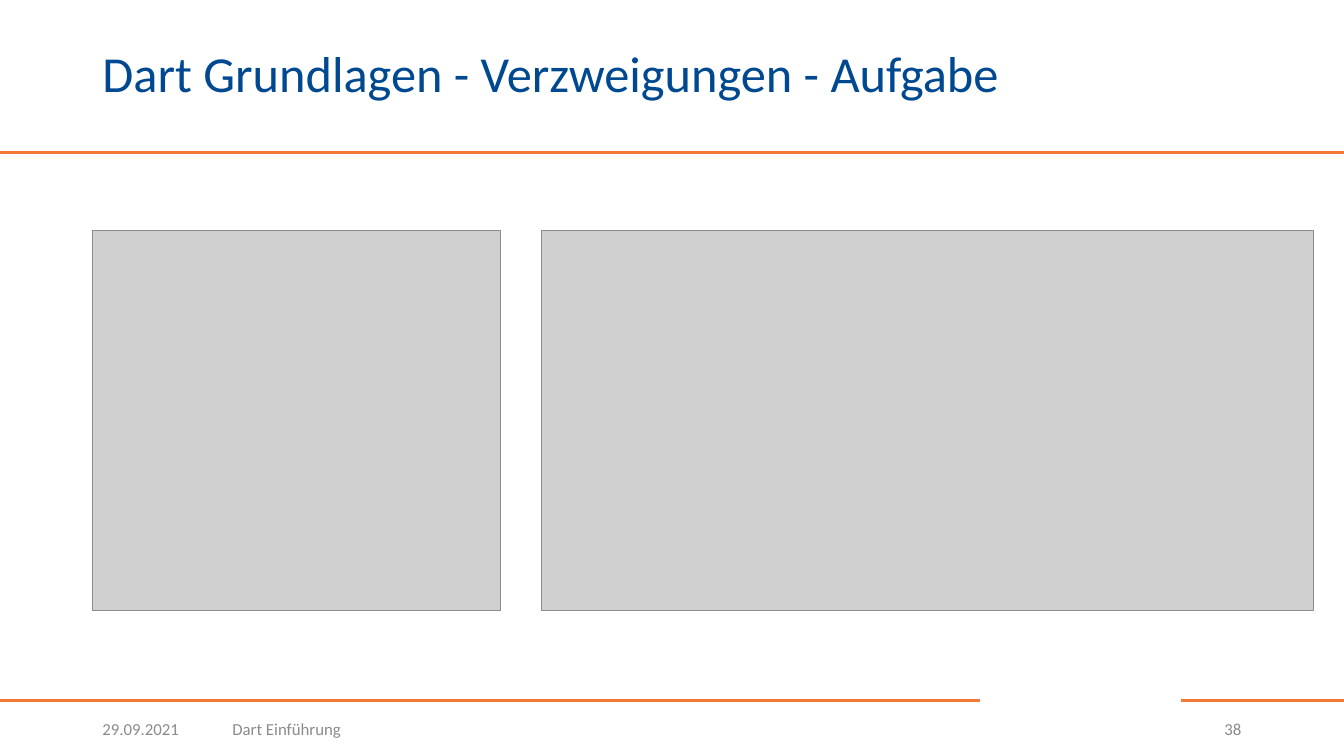
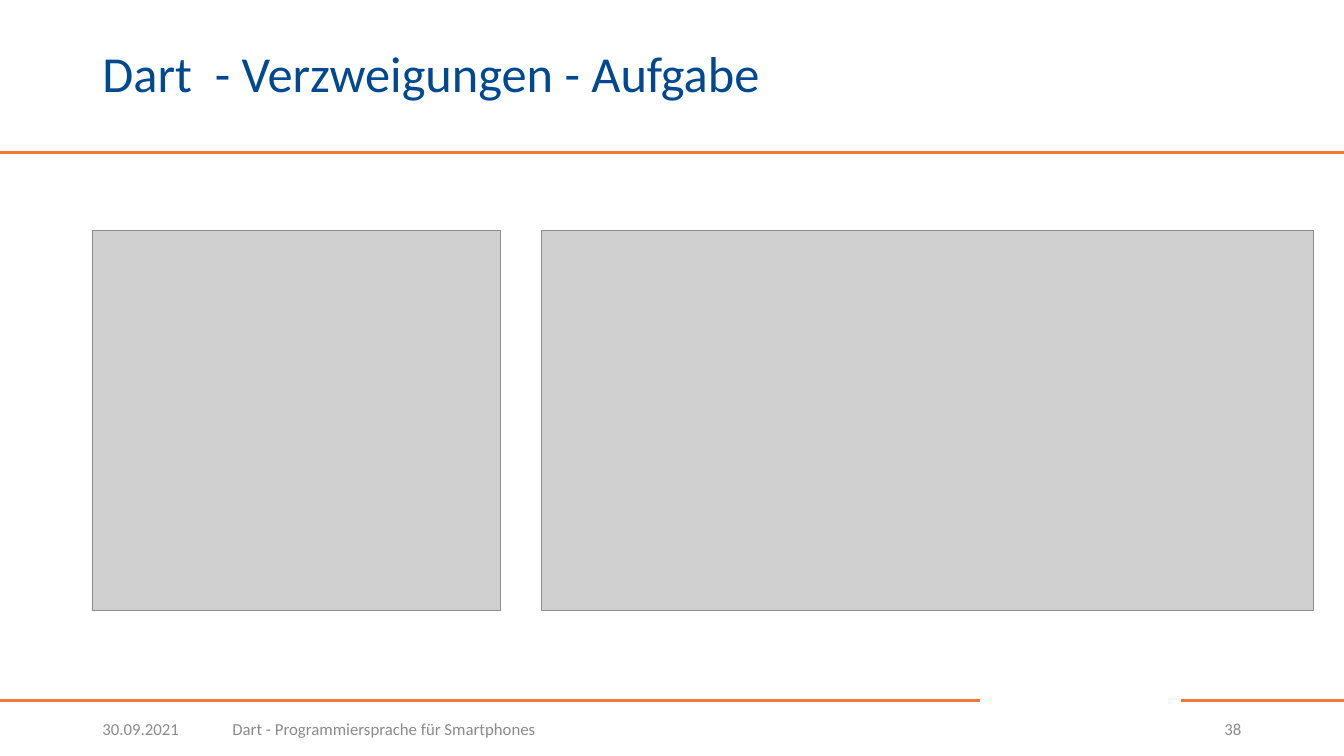
Before and after one commit to BogyMitutoyoCTL/Checklisten-App-2021, a slide deck: slide 38 of Dart.pptx. Drawn at 1344x756 pixels with LibreOffice and Linux fonts; fonts in the diff are those of the drawing; grey boxes stand for pictures; background and template pictures are left out. Boxes give left, top, right and bottom in pixels: in the first picture for what was removed or moved away, otherwise in the second. Text is boxed around its words. In the diff, an @@ line names an element or a change of style, - is before the commit and + after.

```diff
--- a/Dart.pptx
+++ b/Dart.pptx
@@ title at [102,57,759,101]: text changed @@
-Dart Grundlagen - Verzweigungen - Aufgabe
+Dart - Verzweigungen - Aufgabe
@@ text at [102,724,178,735]: text changed @@
-29.09.2021
+30.09.2021
@@ text at [232,723,535,738]: text changed @@
-Dart Einführung
+Dart - Programmiersprache für Smartphones
```
Also in this commit, not shown: 54 other slides changed, 14 slides added.
